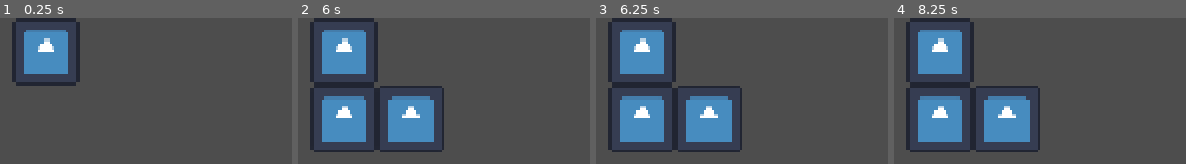
Above: before the commit, frames 1-4 (left to right).
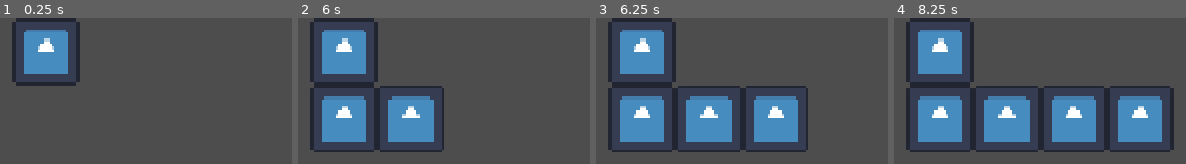
Above: after the commit, the same moments.

Repository: NAERNON/BunnyDriller
Game: Godot game, scene res://scenes/main.tscn
The game is run twice, just before and just after one commit, with the same random seed, the same clock (stepped at 60 frames per second) and the same inputs. The engine's default icon, where the game draws it, is replaced by a stand-in: a white triangle on a blue panel in a dark square.
Inputs:
- Up to frame 1 (0.25 s): no input
- Up to frame 2 (6 s): tap Enter at 0.5, 2, 3.5 s; tap Space at 1.25, 2.75, 5 s
- Up to frame 3 (6.25 s): no input
- Up to frame 4 (8.25 s): no input

Frames 1-2 are identical in both runs. In frame 3, 6.1% of the frame differs, in the area x 50-73%, y 46-92%; in frame 4, 13%, in the area x 50-96%, y 46-92%.

Commit message:
spawn des branches qui fonctionnent

Diff:
--- a/scripts/arbre.gd
+++ b/scripts/arbre.gd
@@ -24,17 +24,17 @@
 	var nouvelle_racine = racine.instantiate()
 
 
-	print(get_child(get_child_count() - 1).est_pousse)
-	print(nouvelle_racine.est_pousse)
+#	print(get_child(get_child_count() - 1).est_pousse)
+#	print(nouvelle_racine.est_pousse)
 
+	var positions_de_la_prochaine_racine = get_child(get_child_count() - 1).set_directions_possibles()
 
-
-	nouvelle_racine.position = get_child(get_child_count() - 1).position + set_racine_position(get_child(get_child_count() - 2).set_directions_possibles())
-
+#	nouvelle_racine.position = get_child(get_child_count() - 1).position + set_racine_position(get_child(get_child_count() - 2).set_directions_possibles())
+	nouvelle_racine.position = get_child(get_child_count() - 1).position + set_racine_position(positions_de_la_prochaine_racine)
 	add_child(nouvelle_racine)
-
-	for r in get_child_count() - 2:
-		get_child(r).est_pousse = false
+#
+#	for r in get_child_count() - 2:
+#		get_child(r).est_pousse = false
 
 
 
--- a/scripts/racine.gd
+++ b/scripts/racine.gd
@@ -14,15 +14,15 @@
 
 
 func set_directions_possibles():
-	if est_pousse:
-		if $RayCastBas.is_colliding():
-			directions_possibles.erase("bas")
-		if $RayCastGauche.is_colliding():
-			directions_possibles.erase("gauche")
-		if $RayCastDroite.is_colliding():
-			directions_possibles.erase("droite")
-		#		print(str(self), directions_possibles)
-		return directions_possibles
+#	if est_pousse:
+	if $RayCastBas.is_colliding():
+		directions_possibles.erase("bas")
+	if $RayCastGauche.is_colliding():
+		directions_possibles.erase("gauche")
+	if $RayCastDroite.is_colliding():
+		directions_possibles.erase("droite")
+	#		print(str(self), directions_possibles)
+	return directions_possibles
 
 
 
Not shown: 1 places in scenes/arbre.tscn that only renumber resources
Not shown: 1 places in scenes/main.tscn that only renumber resources
